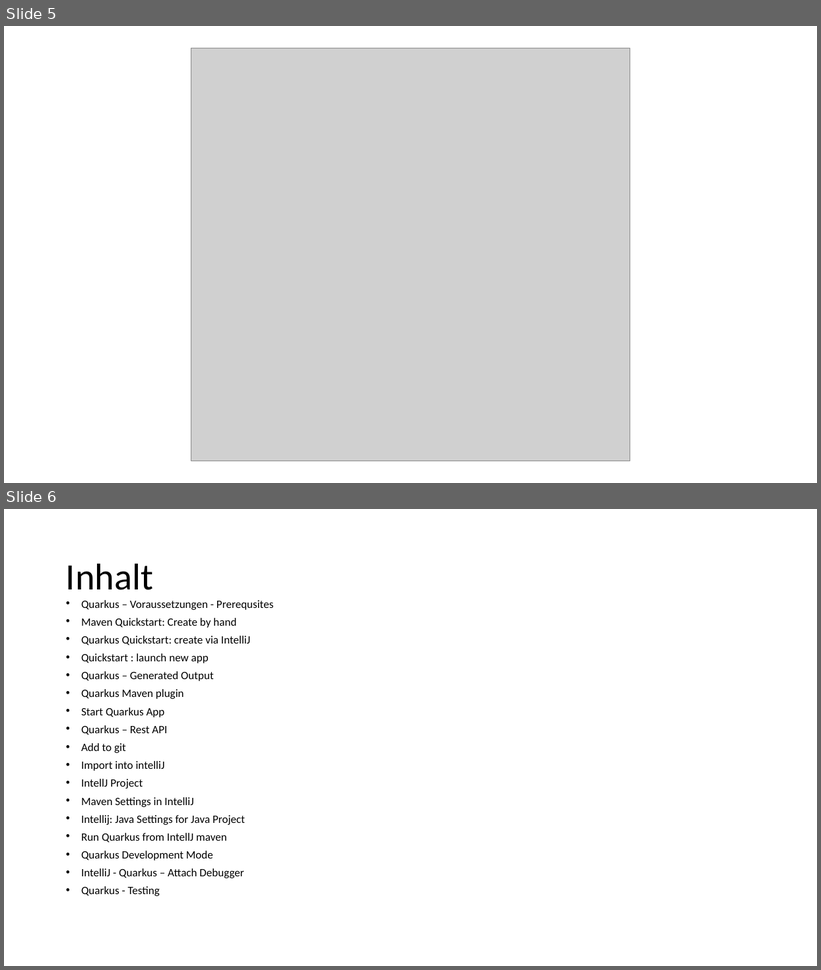
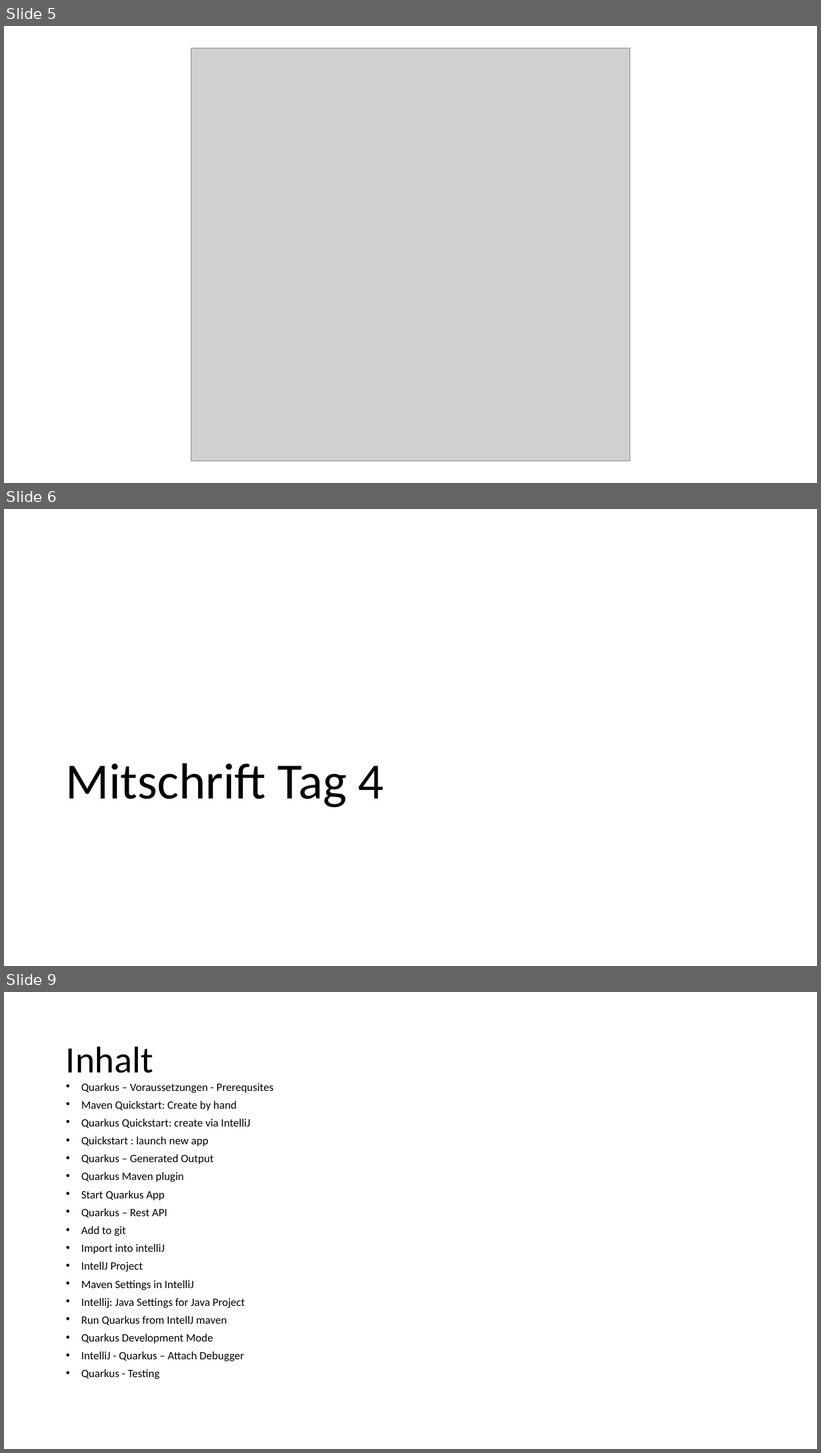
Before and after one commit to CGS-IT/jee_microservices_training_materials_2025, a slide deck: JEE_Microservices_Kurs_MItschrift.pptx. Shown one above the other, each under a label of ours: slides 5 and 6 before the commit, slides 5, 6 and 9 after it; the slides between them are not shown. The pictures are 821x970 and 821x1453 pixels, drawn with LibreOffice and Linux fonts; fonts in the diff are those of the drawing; grey boxes stand for pictures; background and template pictures are left out. Boxes give left, top, right and bottom in pixels: in the first picture for what was removed or moved away, otherwise in the second. Text is boxed around its words. In the diff, an @@ line names an element or a change of style, - is before the commit and + after.

```diff
--- a/JEE_Microservices_Kurs_MItschrift.pptx
+++ b/JEE_Microservices_Kurs_MItschrift.pptx
@@ slide 6 added at (x1=4, y1=509, x2=817, y2=966), background #FFFFFF @@
@@ title added at (x1=65, y1=763, x2=384, y2=808), 60 pt, text #000000 @@
+Mitschrift Tag 4
@@ what was slide 6 is now slide 9 @@
```
Also in this commit, not shown: 2 other slides added, 11 other files.
